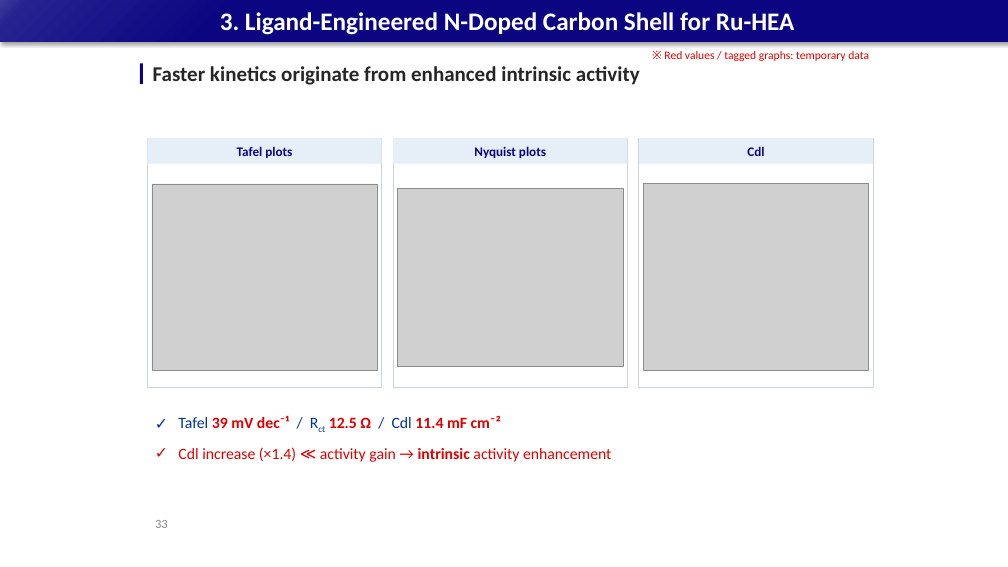
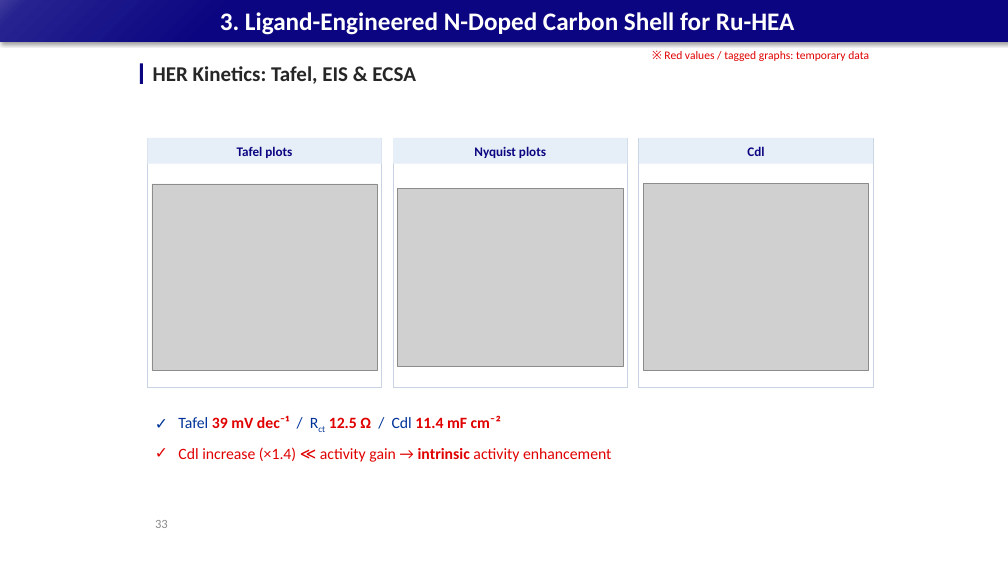
Before and after one commit to limsj0204/letter, a slide deck: slide 33 of 학위논문_디펜스_발표자료.pptx. Drawn at 1008x567 pixels with LibreOffice and Linux fonts; fonts in the diff are those of the drawing; grey boxes stand for pictures. Boxes give left, top, right and bottom in pixels: in the first picture for what was removed or moved away, otherwise in the second. Text is boxed around its words. In the diff, an @@ line names an element or a change of style, - is before the commit and + after.

```diff
--- a/학위논문_디펜스_발표자료.pptx
+++ b/학위논문_디펜스_발표자료.pptx
@@ text at (x1=153, y1=66, x2=416, y2=84): text changed @@
-Faster kinetics originate from enhanced intrinsic activity
+HER Kinetics: Tafel, EIS & ECSA
```
Also in this commit, not shown: 32 other slides changed.
